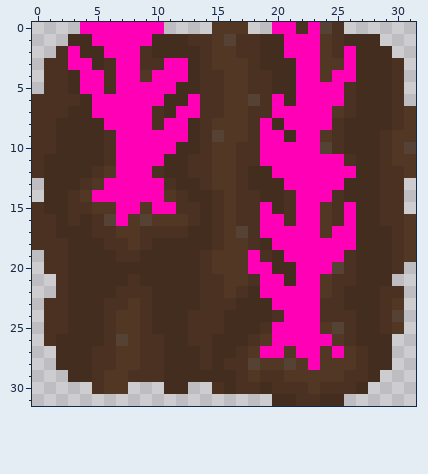
Pixel-art sprite -- assets/map/corn.png. That is the earlier state.
The file is 32x32 pixels. Colours within 5 levels of each other are drawn and written as one.
The same view after the edit:
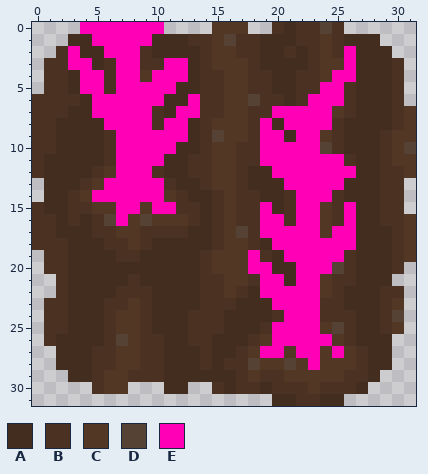
Palette (. is transparent): A #432d1e  B #4a3121  C #513724  D #564234  E #ff00b6
The exact change:
y 0: x 20..21 EE -> BA; x 23 E -> B
y 1: x 21..23 EEE -> ABB
y 2: x 21..23 EEE -> BAB
y 3: x 22..23 EE -> AB
y 4..5: x 22..23 EE -> BB
y 6: x 20 E -> B; x 22 E -> B
Changed places in both pictures, as pixel boxes (x1, y1, x2, y2):
changed: (272, 22, 320, 106)
